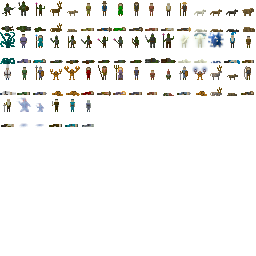
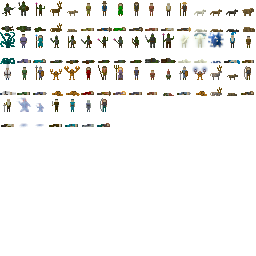
The second 256px x 256px image is a revision of the first. Changes to its layers:
painted on "Background" over [97, 98, 110, 127]
